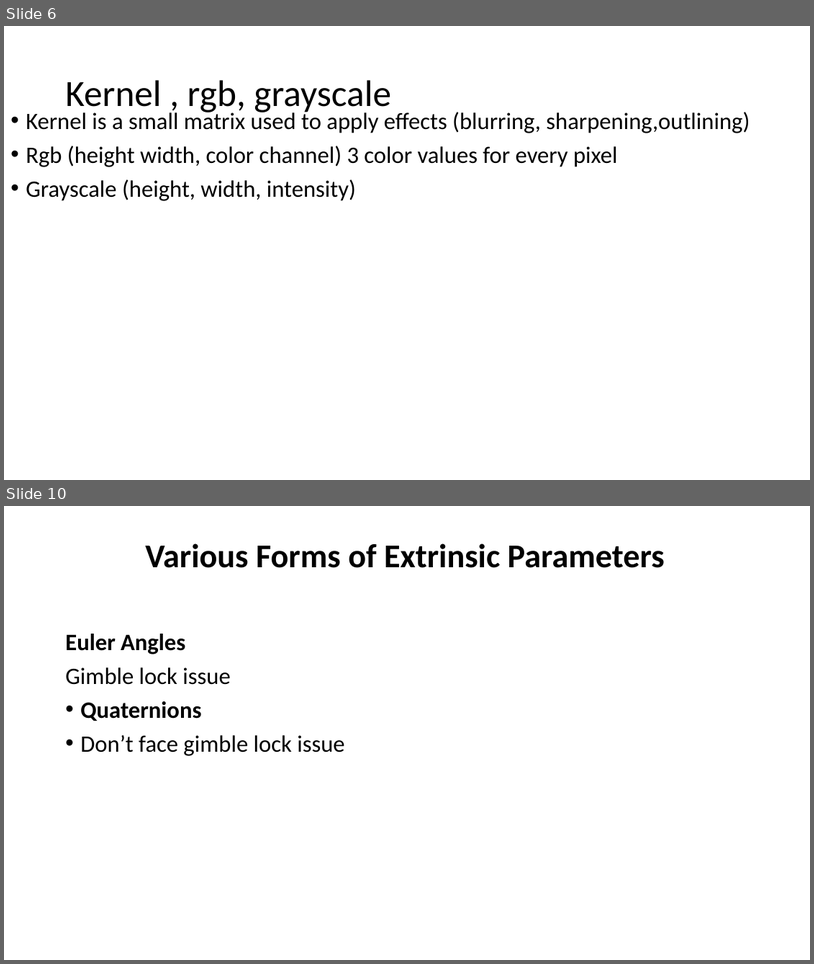
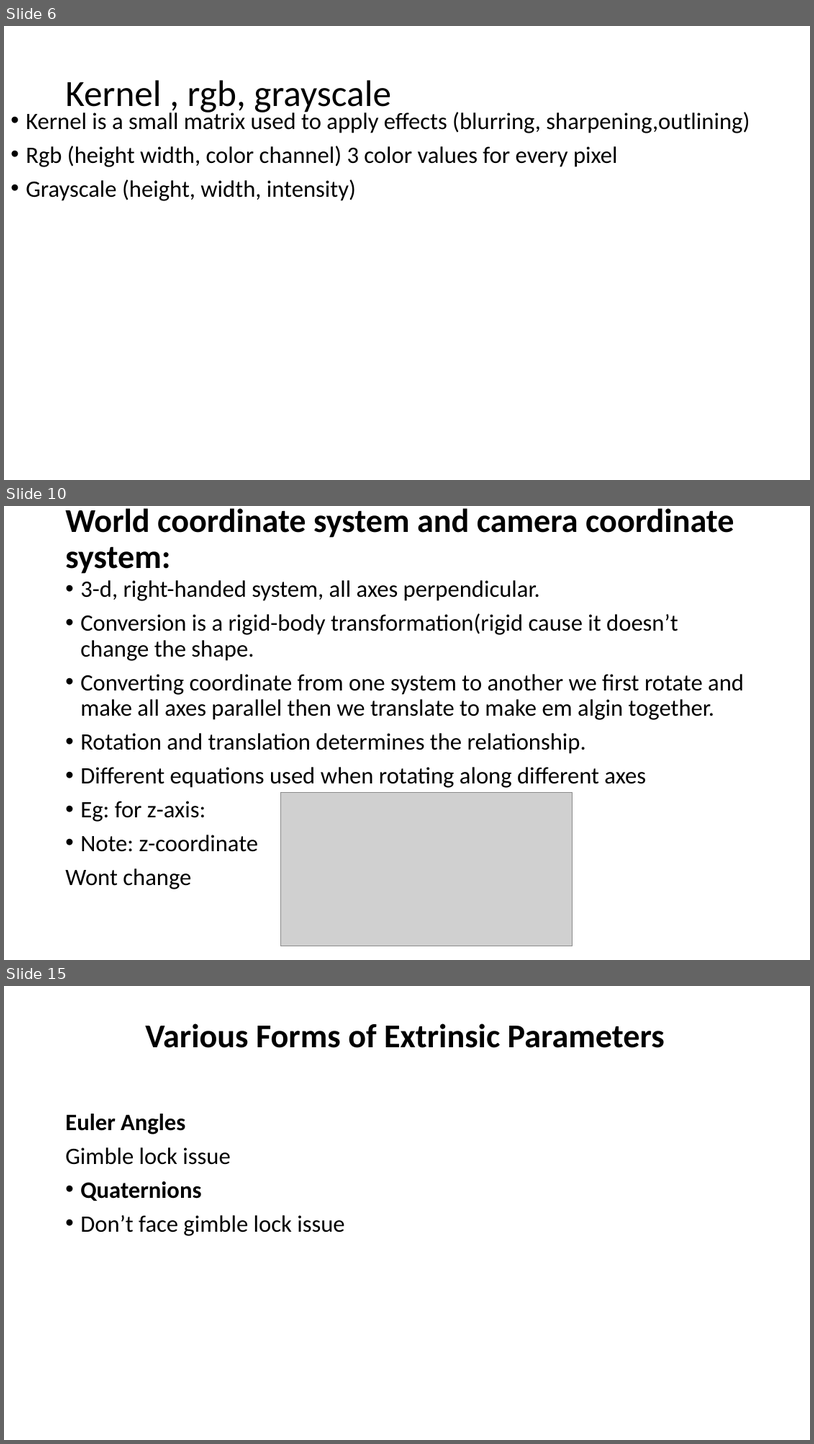
Before and after one commit to MimoHasPurpose/research-journey, a slide deck: computer-vision-research/progress-updates/28-08-2025.pptx. Shown one above the other, each under a label of ours: slides 6 and 10 before the commit, slides 6, 10 and 15 after it; the slides between them are not shown. The pictures are 814x964 and 814x1444 pixels, drawn with LibreOffice and Linux fonts; fonts in the diff are those of the drawing; grey boxes stand for pictures. Boxes give left, top, right and bottom in pixels: in the first picture for what was removed or moved away, otherwise in the second. Text is boxed around its words. In the diff, an @@ line names an element or a change of style, - is before the commit and + after.

```diff
--- a/computer-vision-research/progress-updates/28-08-2025.pptx
+++ b/computer-vision-research/progress-updates/28-08-2025.pptx
@@ slide 10 added at box(4, 506, 810, 960), background #FFFFFF @@
@@ title added at box(65, 508, 735, 574), 39.6 pt, text #000000, bold @@
+World coordinate system and camera coordinate system:
@@ text added at box(65, 580, 744, 889), 28 pt, text #000000 @@
+• 3-d, right-handed system, all axes perpendicular.
+• Conversion is a rigid-body transformation(rigid cause it doesn’t change the shape.
+• Converting coordinate from one system to another we first rotate and make all axes parallel then we translate to make em algin together.
+• Rotation and translation determines the relationship.
+• Different equations used when rotating along different axes
+• Eg: for z-axis:
+• Note: z-coordinate
+Wont change
@@ picture added at box(280, 792, 572, 946) @@
@@ what was slide 10 is now slide 15 @@
```
Also in this commit, not shown: 2 slides changed, 5 other slides added, 1 slide removed, 5 other files.
